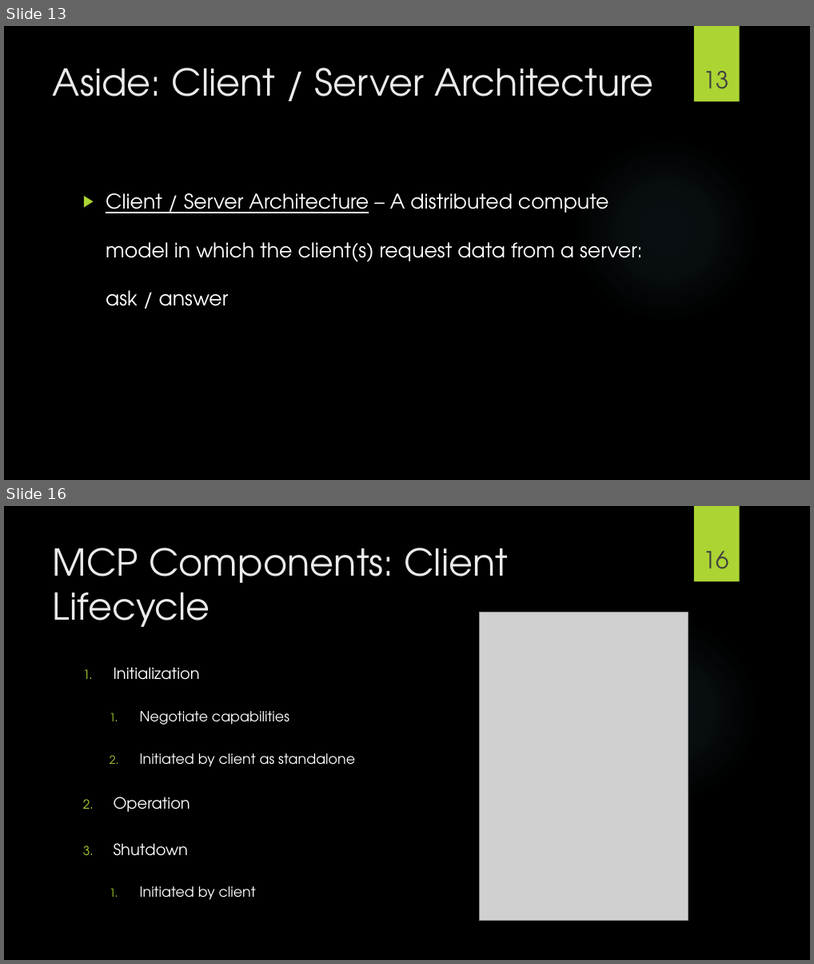
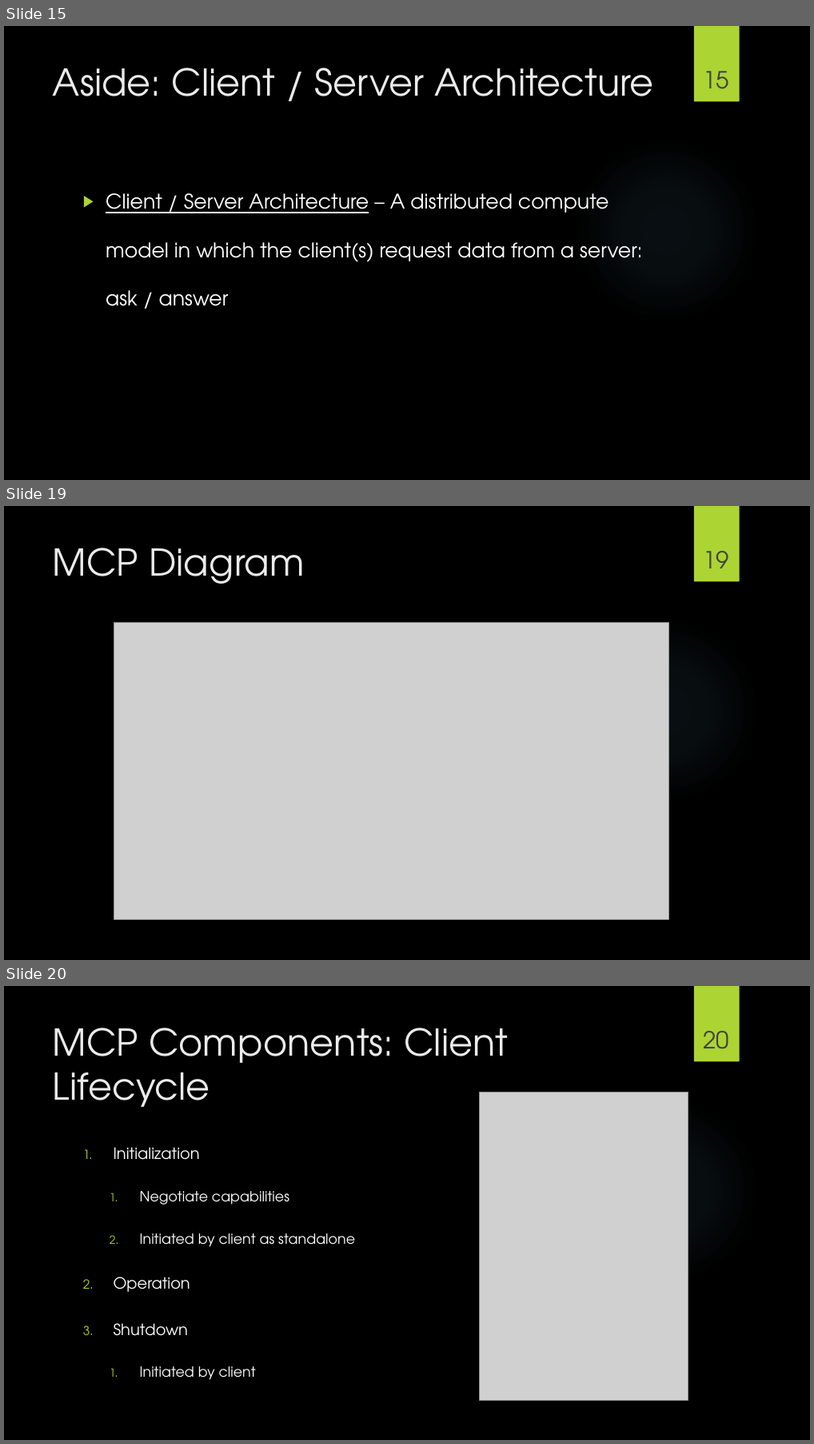
Before and after one commit to frank113/mcp_nycr_demo, a slide deck: slides/mcp_slides.pptx. Shown one above the other, each under a label of ours: slides 13 and 16 before the commit, slides 15, 19 and 20 after it; the slides between them are not shown. The pictures are 814x964 and 814x1444 pixels, drawn with LibreOffice and Linux fonts; fonts in the diff are those of the drawing; grey boxes stand for pictures; background and template pictures are left out. Boxes give left, top, right and bottom in pixels: in the first picture for what was removed or moved away, otherwise in the second. Text is boxed around its words. In the diff, an @@ line names an element or a change of style, - is before the commit and + after.

```diff
--- a/slides/mcp_slides.pptx
+++ b/slides/mcp_slides.pptx
@@ slide 19 added at (4, 506, 810, 960), background picture (left out); not listed: 2 template elements that a slide beside it also shows @@
@@ title added at (53, 548, 304, 584), 44 pt, text #EBEBEB @@
+MCP Diagram
@@ page number added at (703, 551, 730, 568), 28 pt, text #404040 @@
+19
@@ picture added at (114, 622, 669, 919) @@
@@ what was slide 13 is now slide 15 @@
@@ page number at (703, 71, 730, 89): text changed @@
-13
+15
@@ what was slide 16 is now slide 20 @@
@@ page number at (703, 1031, 730, 1049): text changed @@
-16
+20
```
Also in this commit, not shown: 7 slides changed, 4 other slides added, 2 other files.
